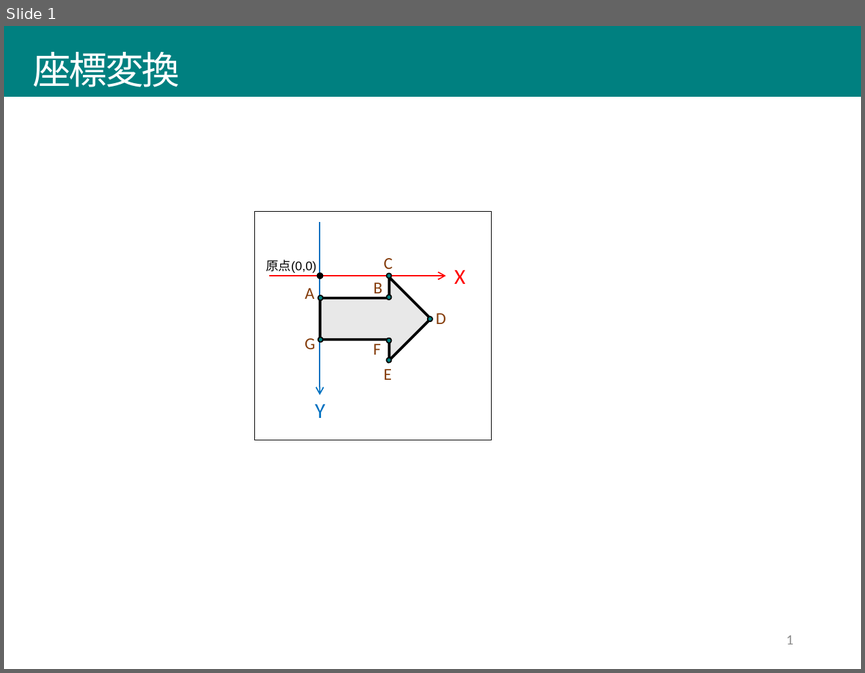
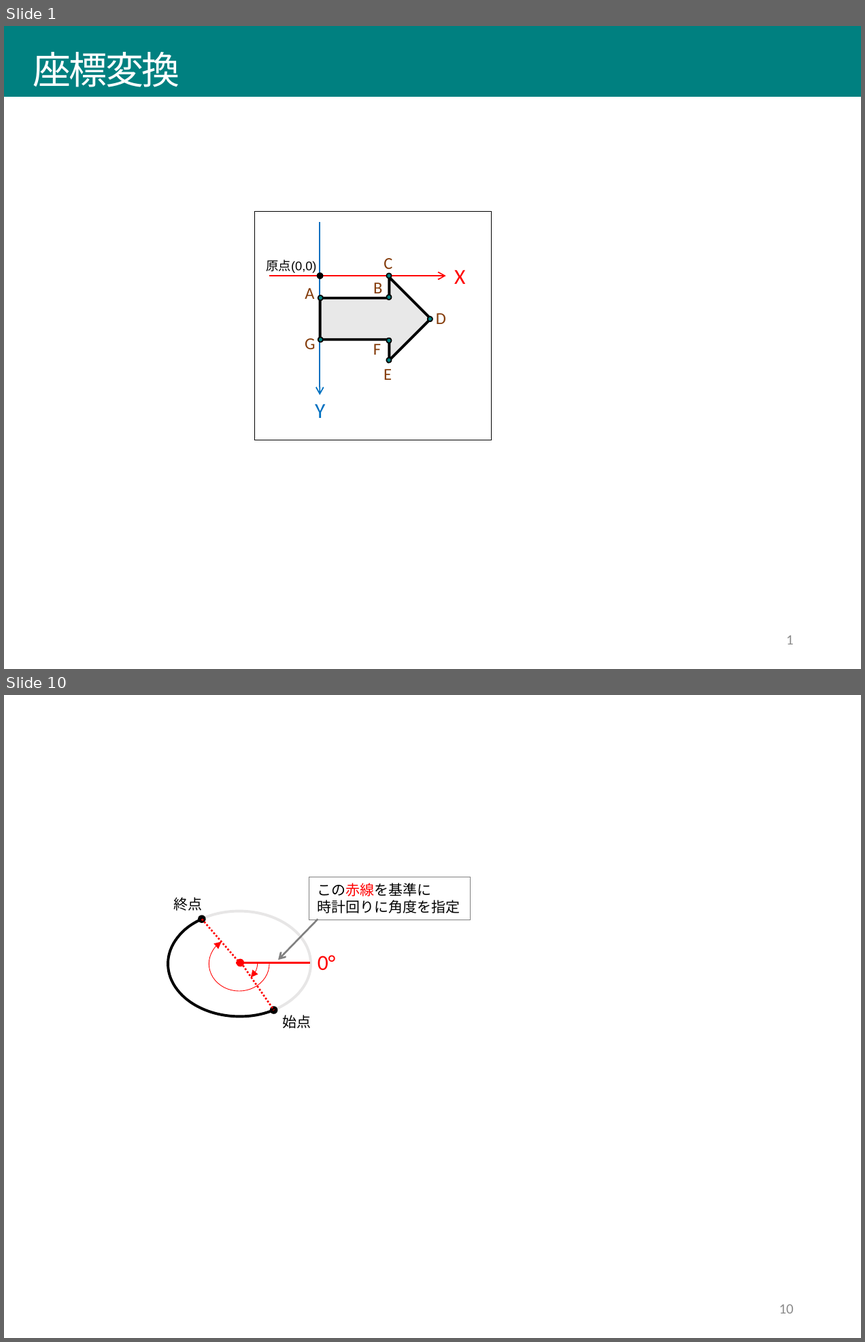
Before and after one commit to afukushimagit/afukushimagit.github.io, a slide deck: images/draw/図素材.pptx. Shown one above the other, each under a label of ours: slide 1 before the commit, slides 1 and 10 after it; the slides between them are not shown. The pictures are 865x673 and 865x1342 pixels, drawn with LibreOffice and Linux fonts; fonts in the diff are those of the drawing. Boxes give left, top, right and bottom in pixels: in the first picture for what was removed or moved away, otherwise in the second. Text is boxed around its words. In the diff, an @@ line names an element or a change of style, - is before the commit and + after.

```diff
--- a/images/draw/図素材.pptx
+++ b/images/draw/図素材.pptx
@@ slide 10 added at <box>4,695,861,1338</box>, background #FFFFFF @@
@@ rectangle added at <box>309,877,470,919</box>, outline #808080 0.75 pt, 12 pt, text #000000 @@
+この赤線を基準に
+時計回りに角度を指定
@@ text added at <box>173,897,202,911</box>, 12 pt, text #000000 @@
+終点
@@ arc (boxed as its full ellipse) added at <box>168,911,311,1016</box>, outline #E7E6E6 2.25 pt @@
@@ arc (boxed as its full ellipse) added at <box>168,911,311,1016</box>, outline #000000 2.25 pt @@
@@ line added from (202, 919) to (239, 962), #FF0000 1.5 pt dashed @@
@@ arrow added from (317, 919) to (278, 960), #808080 1.5 pt @@
@@ arc (boxed as its full ellipse) added at <box>209,936,269,991</box>, outline #FF0000 0.5 pt @@
@@ arc (boxed as its full ellipse) added at <box>221,945,258,981</box>, outline #FF0000 0.5 pt @@
@@ ellipse added at <box>236,959,244,966</box>, fill #FF0000 @@
@@ text added at <box>317,955,336,970</box>, 18 pt, text #FF0000 @@
+0°
@@ line added from (236, 962) to (310, 962), #FF0000 1.5 pt @@
@@ line added from (243, 966) to (274, 1011), #FF0000 1.5 pt dashed @@
@@ text added at <box>282,1015,311,1028</box>, 12 pt, text #000000 @@
+始点
@@ page number added at <box>779,1304,793,1313</box>, 12 pt, text #8C8C8C @@
+10
```
Also in this commit, not shown: 8 other slides added, 21 other files.
